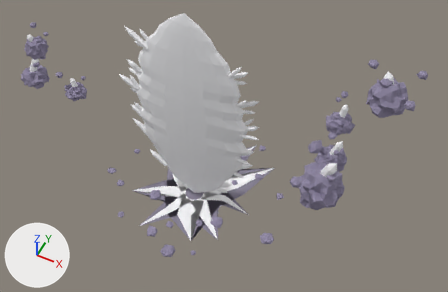
Renders of the FBX model assets/export/portals/EXPEDITION_ENTRANCE.fbx from each side of a commit.
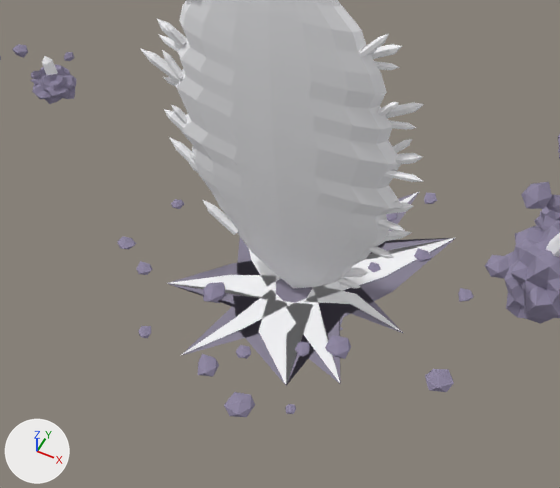
Each version appears first whole from a camera (50 mm lens) standing at (13.5, -22.5, 34.1) and looking at (2.3, -0.1, 6.2), and next in a close-up on the part from 11% to 73% of the width and 17% to 100% of the height. Every picture has the same lights, and +X, +Y and +Z are marked at lower left. The older version's two pictures come first. Vertices at exactly the same position are counted once.

Objects in the first close-up: 'Debris', 'Edge10', 'Edge12', 'Edge7', 'Edge8', 'FragRock2', 'FragRock3', 'RiftHalo', 'Scar', 'ScarGlow' and 10 more.
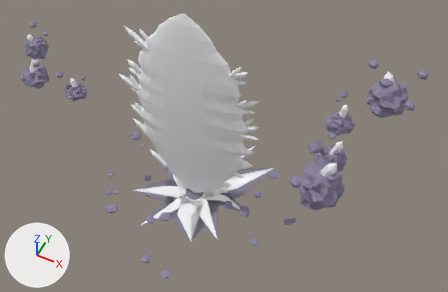
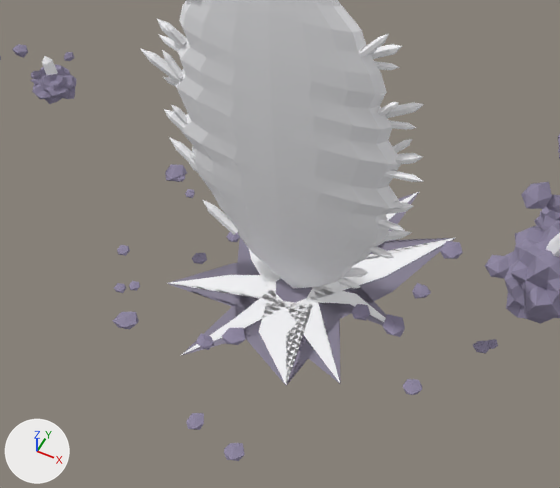
Where the newer file only moved an object's origin or applied its transform, the numbers keep the older frame.

Edits to the scene script, one JSON object a line:
```json
{"block": "me_scarglow", "where": "me_scarglow.from_pydata(...)  # 45 vertices, 27 faces; spans x -3.99..4.16, y -4.1..5.96, z 0.08"}
{"block": "me_scarglow", "where": "# used by ob_scarglow; location = (0.0, 0.0, 0.0)"}
{"block": "me_scarglow", "change": "me_scarglow part 7"}
{"block": "me_scarglow", "change": "17 faces are deleted"}
{"block": "me_scarglow", "change": "17 new faces join them"}
{"block": "me_debris", "where": "# used by ob_debris; location = (0.0, 0.0, 0.0)"}
{"op": "remove", "block": "me_debris", "code": "me_debris.from_pydata(...)  # 264 vertices, 440 faces; spans x -6.59..6.45, y -5.3..7.13, z -0.15..0.32"}
{"op": "add", "block": "me_debris", "code": "me_debris.from_pydata(...)  # 264 vertices, 440 faces; spans x -6.8..7.15, y -0.16..0.26, z -5.37..6.7"}
{"block": "me_debris", "change": "me_debris part 2: 96 of 264 vertices moved; they spanned x -1.81..5.66, y 1.82..7.13, z -0.12..0.22 and now span x -6.4..7.15, y -0.16..0.26, z -4.93..4.02; mean shift (-2.05, -4.44, -0.63); largest move (5.6, 2.53, -0.02) -> (-6.03, -0.01, -2.77)"}
{"block": "me_debris", "change": "me_debris part 3: 96 of 264 vertices moved; they spanned x -3.81..2.87, y -5.3..-0.92, z -0.15..0.32 and now span x -6.33..6.96, y -0.12..0.22, z -5.37..6.7; mean shift (-1.27, 3.14, 0.31); largest move (-1.13, -4.43, -0.04) -> (6.6, -0.01, -0.42)"}
{"block": "me_debris", "change": "me_debris part 4: 36 of 264 vertices moved; they spanned x -5.81..-2.85, y 1.3..3.24, z -0.13..0.29 and now span x -1.22..2.82, y -0.15..0.24, z -0.53..6.29; mean shift (4.81, -2.35, 2.77); largest move (-5.67, 1.31, -0.01) -> (-0.36, -0.03, 6.29)"}
{"block": "me_debris", "change": "me_debris part 5: 24 of 264 vertices moved; they spanned x -6.59..-4.73, y -1.8..-0.6, z -0.13..0.23 and now span x -3.81..4.14, y -0.14..0.23, z -0.48..0.55; mean shift (5.72, 1.28, 0.05); largest move (-6.01, -1.04, 0.0) -> (4.1, -0.03, 0.16)"}
{"block": "me_debris", "change": "me_debris part 6: 12 of 264 vertices moved; they spanned x 5.46..6.45, y -1.62..-0.74, z -0.15..0.3 and now span x -6.8..-6.12, y -0.16..0.26, z -3.17..-2.35; mean shift (-12.43, 1.22, -2.84); largest move (6.45, -1.15, 0.18) -> (-6.13, 0.15, -2.78)"}
{"block": "me_scar", "where": "# used by ob_scar; location = (0.0, 0.0, 0.0)"}
{"op": "remove", "block": "me_scar", "code": "me_scar.from_pydata(...)  # 86 vertices, 47 faces; spans x -3.99..4.16, y -4.1..5.96, z 0.05..0.06"}
{"op": "add", "block": "me_scar", "code": "me_scar.from_pydata(...)  # 66 vertices, 47 faces; spans x -3.99..4.16, y -4.1..5.96, z 0.05..0.06"}
{"block": "me_scar", "change": "me_scar part 1"}
{"block": "me_scar", "change": "29 vertices are removed from x -2.36..2.3, y -2.24..2.4, z 0.05"}
{"block": "me_scar", "change": "34 faces are deleted"}
{"block": "me_scar", "change": "9 vertices move from x 0.0..2.41, y 0.78..2.36, z 0.05 to x -2.24..2.05, y 0.0..2.37, z 0.05"}
{"block": "me_scar", "change": "9 vertices are added at x -2.4..1.9, y -2.0..-0.62, z 0.05"}
{"block": "me_scar", "change": "34 new faces join them"}
{"op": "set", "path": "ob_debris.rotation_euler", "old": "(0.0, 0.0, 0.0)", "new": "(1.571, 0.0, 0.0)", "note": "degrees (0, 0, 0) -> degrees (90, 0, 0)"}
```

What differs and where, as boxes (x1, y1, x2, y2) in the close-ups (560 x 488 px; the box of a moved part takes in the faces that stretch with it):
```json
{"object": "Debris", "change": "reshaped, turned", "before": [117, 193, 474, 418], "after": [113, 164, 498, 461]}
{"part": 1, "of": "me_scar", "change": "moved or reshaped", "before": [168, 238, 454, 385], "after": [168, 238, 454, 386]}
{"part": 2, "of": "me_debris", "change": "moved or reshaped", "before": [368, 193, 474, 302], "after": [113, 174, 498, 350]}
{"part": 3, "of": "me_debris", "change": "moved or reshaped", "before": [138, 282, 351, 418], "after": [114, 189, 490, 461]}
{"part": 4, "of": "me_debris", "change": "moved or reshaped", "before": [171, 199, 184, 209], "after": [186, 304, 370, 430]}
{"part": 5, "of": "me_debris", "change": "moved or reshaped", "before": [117, 237, 152, 275], "after": [192, 253, 405, 337]}
{"part": 6, "of": "me_debris", "change": "moved or reshaped", "before": [425, 369, 454, 392], "after": [165, 164, 187, 182]}
{"part": 7, "of": "me_scarglow", "change": "moved or reshaped", "before": [195, 239, 447, 384], "after": [195, 213, 447, 384]}
```
